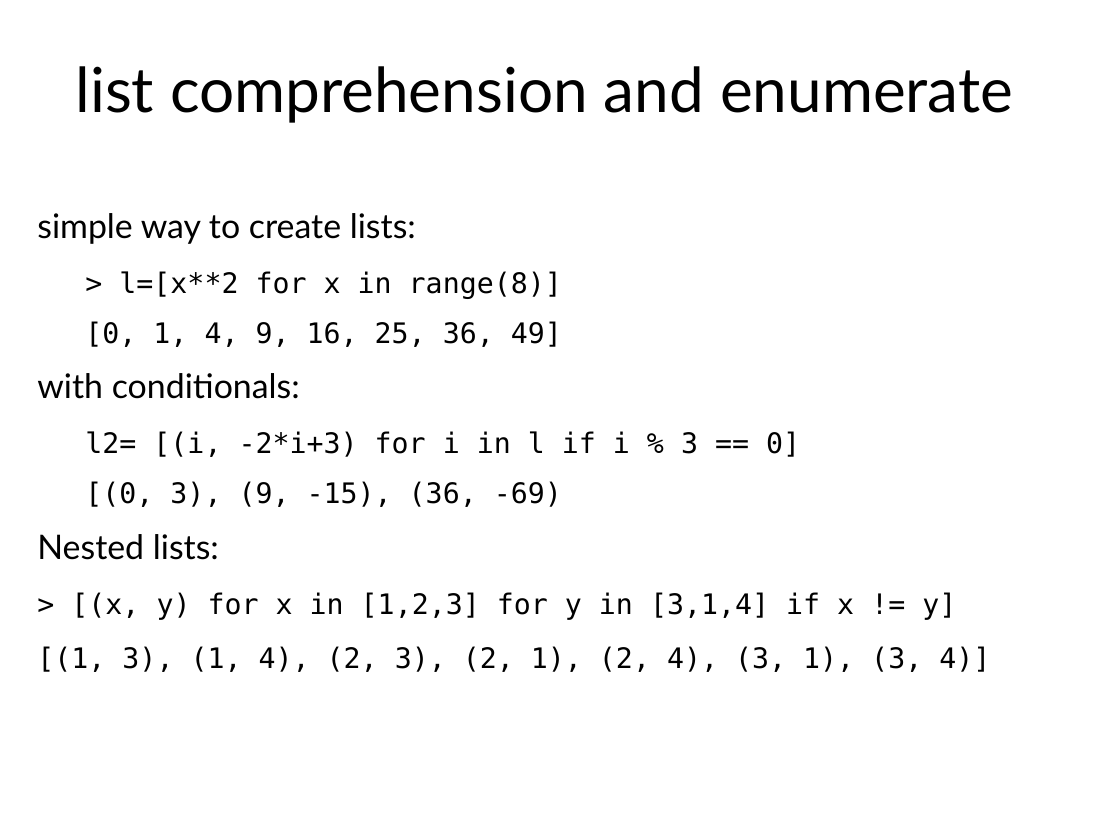
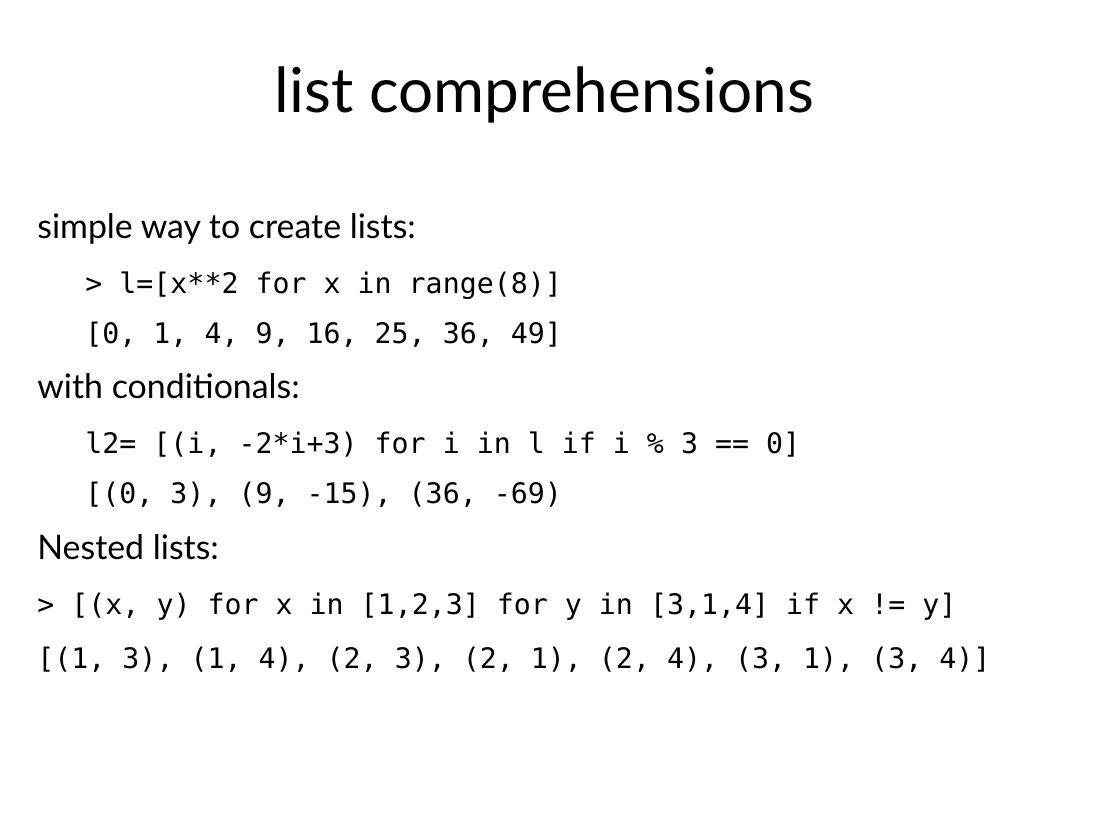
Before and after one commit to rcrehuet/Python_for_scientists_2023, a slide deck: slide 38 of slides/curs_python.odp. Drawn at 1120x840 pixels with LibreOffice and Linux fonts; fonts in the diff are those of the drawing. Boxes give left, top, right and bottom in pixels: in the first picture for what was removed or moved away, otherwise in the second. Text is boxed around its words. In the diff, an @@ line names an element or a change of style, - is before the commit and + after.

```diff
--- a/slides/curs_python.odp
+++ b/slides/curs_python.odp
@@ title at [275,66,815,123]: text changed @@
-list comprehension and enumerate
+list comprehensions
```
Also in this commit, not shown: 1 other slide changed, 26 other files.
